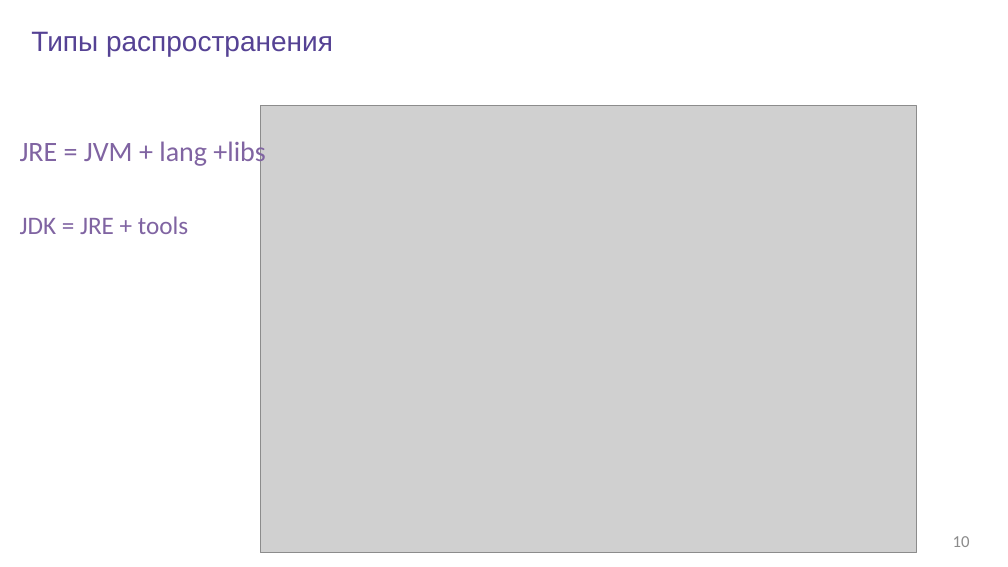
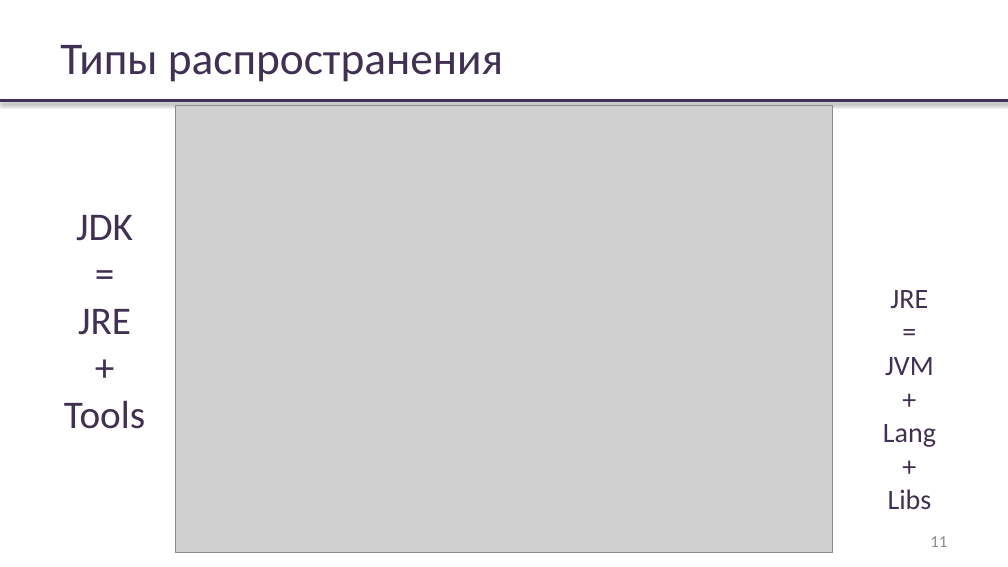
Before and after one commit to rybalkinsd/atom, a slide deck: slide 11 of lecture1/presentation/lecture01.pptx (slide 10 before the commit). Drawn at 1008x567 pixels with LibreOffice and Linux fonts; fonts in the diff are those of the drawing; grey boxes stand for pictures; background and template pictures are left out. Boxes give left, top, right and bottom in pixels: in the first picture for what was removed or moved away, otherwise in the second. Text is boxed around its words. In the diff, an @@ line names an element or a change of style, - is before the commit and + after.

Commit message:
Presentation style normalization

```diff
--- a/lecture1/presentation/lecture01.pptx
+++ b/lecture1/presentation/lecture01.pptx
@@ title "Типы распространения": place and size @@
-title "Типы распространения" at (31, 31, 333, 56)
+title "Типы распространения" at (60, 45, 503, 82)
@@ title "Типы распространения" at (60, 45, 503, 82): size 20 to 32.4 pt, font Arial to Calibri, text colour #554294 to #403152; vertical alignment top to middle @@
@@ line added from (0, 101) to (1008, 101), #403152 2 pt @@
@@ picture: place and size @@
-picture at (260, 106, 916, 553)
+picture at (175, 106, 832, 553)
@@ text at (64, 215, 145, 429): text changed; size 18 to 28 pt; text colour #8064A2 to #403152 @@
-JDK = JRE + tools
+JDK
+=
+JRE
++
+Tools
@@ text at (883, 290, 936, 509): text changed; text colour #8064A2 to #403152 @@
-JRE = JVM + lang +libs
+JRE
+=
+JVM
++
+Lang
++
+Libs
@@ page number added at (930, 536, 947, 547), 12 pt, text #8C8C8C @@
+11
@@ page number removed at (953, 536, 970, 547) @@
-10
```
Also in this commit, not shown: 34 other slides changed, 1 slide added, 1 other file.
